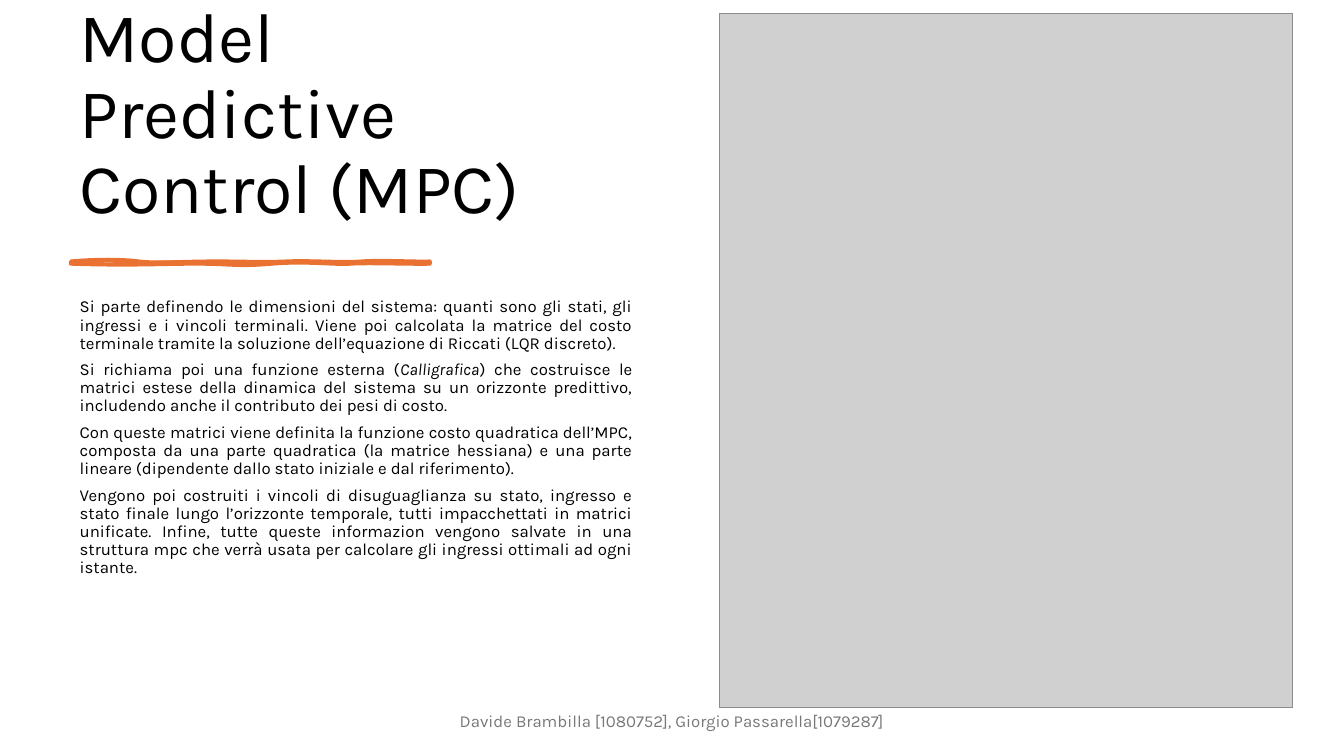
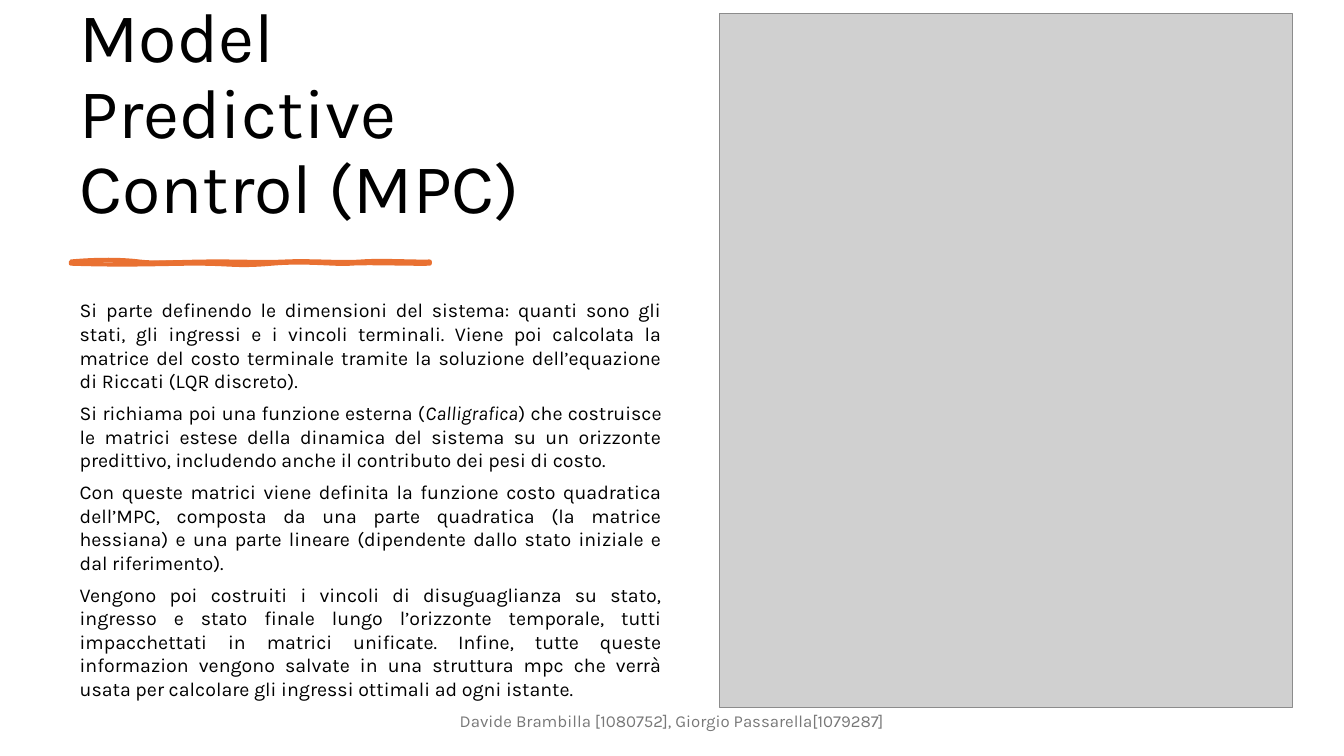
Before and after one commit to DavideBrambilla98/interconnectedTanksMPC, a slide deck: slide 17 of cam.pptx. Drawn at 1344x756 pixels with LibreOffice and Linux fonts; fonts in the diff are those of the drawing; grey boxes stand for pictures. Boxes give left, top, right and bottom in pixels: in the first picture for what was removed or moved away, otherwise in the second. Text is boxed around its words. In the diff, an @@ line names an element or a change of style, - is before the commit and + after.

```diff
--- a/cam.pptx
+++ b/cam.pptx
@@ text "Si parte definendo le dimensioni ..." at <box>80,303,662,697</box>: size 12 to 14 pt; line spacing 0.9 to 1 @@
```
Also in this commit, not shown: 1 slide added.
